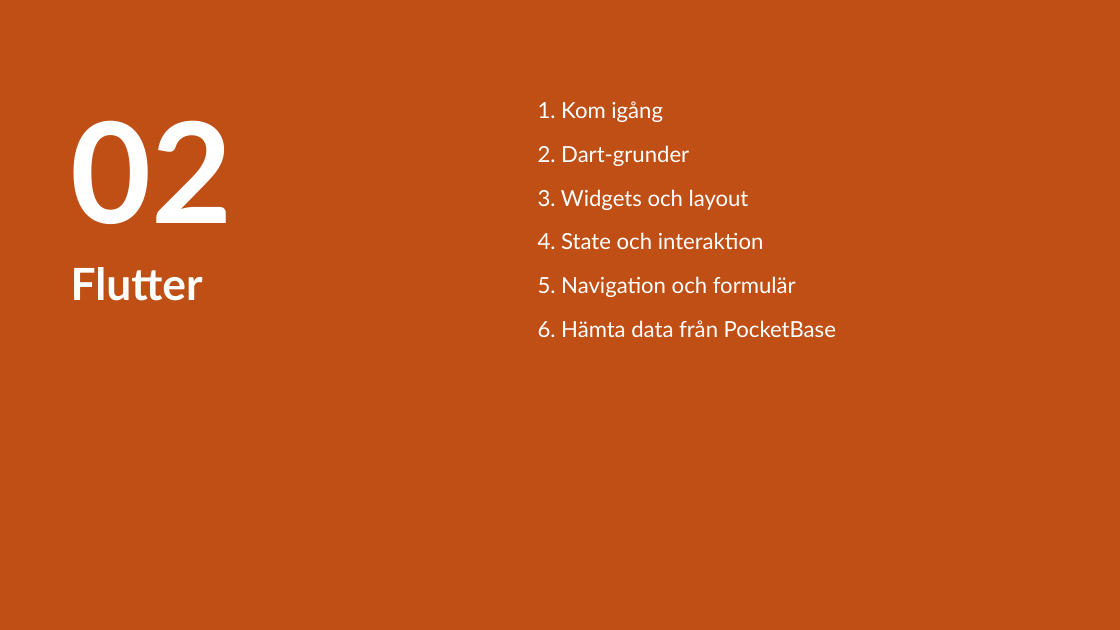
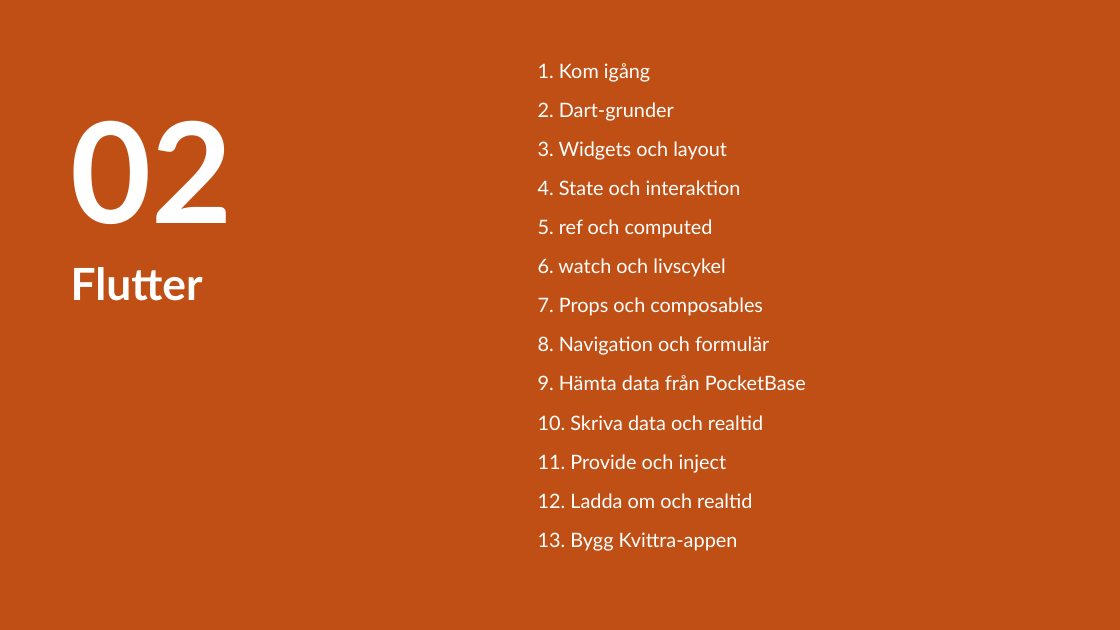
Before and after one commit to abbjetmus/pocketbase-flutter-kurs, a slide deck: slide 39 of Databaser och mobilapputveckling - sammanfattning.pptx. Drawn at 1120x630 pixels with LibreOffice and Linux fonts; fonts in the diff are those of the drawing. Boxes give left, top, right and bottom in pixels: in the first picture for what was removed or moved away, otherwise in the second. Text is boxed around its words. In the diff, an @@ line names an element or a change of style, - is before the commit and + after.

```diff
--- a/Databaser och mobilapputveckling - sammanfattning.pptx
+++ b/Databaser och mobilapputveckling - sammanfattning.pptx
@@ text "1. Kom igång": place and size @@
-text "1. Kom igång" at (538, 101, 663, 122)
+text "1. Kom igång" at (538, 63, 650, 82)
@@ text "2. Dart-grunder": place and size @@
-text "2. Dart-grunder" at (538, 145, 689, 166)
+text "2. Dart-grunder" at (538, 102, 674, 121)
@@ text "3. Widgets och layout": place and size @@
-text "3. Widgets och layout" at (538, 189, 749, 210)
+text "3. Widgets och layout" at (538, 141, 727, 160)
@@ size 19 to 17 pt in 4 elements at (538, 63, 650, 82), (538, 102, 674, 121), (538, 141, 727, 160), (538, 180, 741, 195) @@
@@ text "4. State och interaktion": place and size @@
-text "4. State och interaktion" at (538, 232, 764, 249)
+text "4. State och interaktion" at (538, 180, 741, 195)
@@ text at (538, 219, 713, 238): text changed; size 19 to 17 pt @@
-5. Navigation och formulär
+5. ref och computed
@@ text added at (538, 258, 726, 277), 17 pt, text #FFFFFF @@
+6. watch och livscykel
@@ text added at (538, 297, 763, 316), 17 pt, text #FFFFFF @@
+7. Props och composables
@@ text added at (538, 336, 769, 355), 17 pt, text #FFFFFF @@
+8. Navigation och formulär
@@ text at (538, 375, 806, 390): text changed; size 19 to 17 pt @@
-6. Hämta data från PocketBase
+9. Hämta data från PocketBase
@@ text added at (538, 415, 763, 430), 17 pt, text #FFFFFF @@
+10. Skriva data och realtid
@@ text added at (538, 454, 727, 473), 17 pt, text #FFFFFF @@
+11. Provide och inject
@@ text added at (538, 493, 752, 508), 17 pt, text #FFFFFF @@
+12. Ladda om och realtid
@@ text added at (538, 532, 738, 551), 17 pt, text #FFFFFF @@
+13. Bygg Kvittra-appen
```
Also in this commit, not shown: 25 other slides changed, 7 slides removed, 20 other files.
